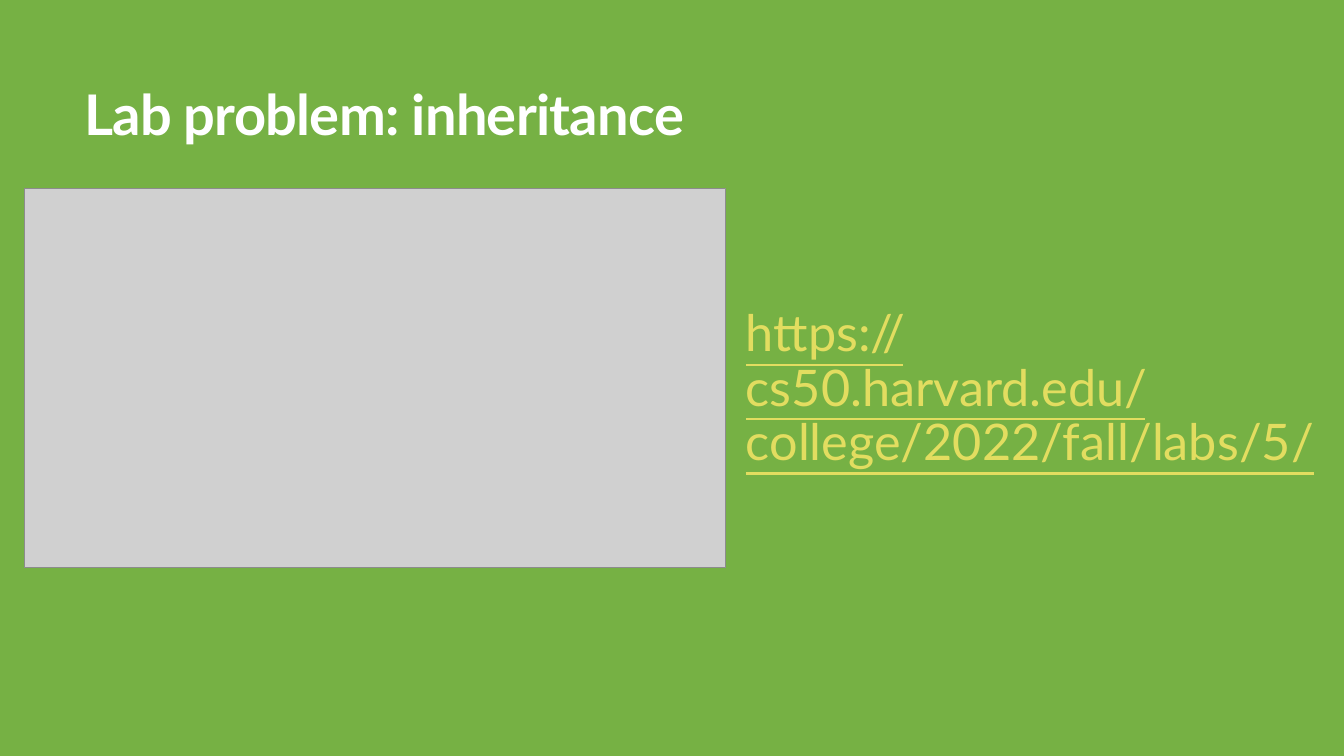
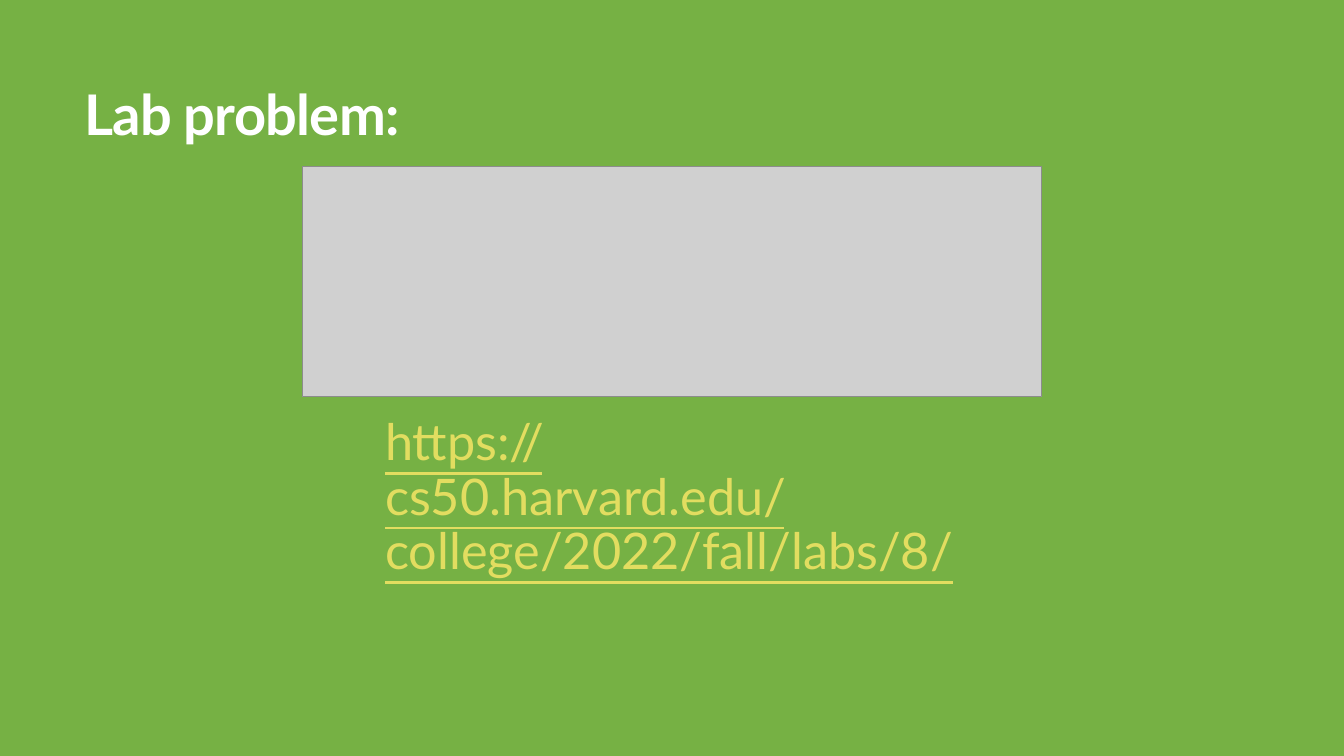
Before and after one commit to ACHolmes/CS50TF-2022F, a slide deck: slide 17 of lab8/CS50 Lab 8.pptx (slide 7 before the commit). Drawn at 1344x756 pixels with LibreOffice and Linux fonts; fonts in the diff are those of the drawing; grey boxes stand for pictures; background and template pictures are left out. Boxes give left, top, right and bottom in pixels: in the first picture for what was removed or moved away, otherwise in the second. Text is boxed around its words. In the diff, an @@ line names an element or a change of style, - is before the commit and + after.

```diff
--- a/lab8/CS50 Lab 8.pptx
+++ b/lab8/CS50 Lab 8.pptx
@@ title at (x1=84, y1=93, x2=400, y2=145): text changed @@
-Lab problem: inheritance
+Lab problem:
@@ picture added at (x1=302, y1=167, x2=1043, y2=397) @@
@@ picture removed at (x1=24, y1=189, x2=726, y2=569) @@
@@ text at (x1=385, y1=423, x2=953, y2=578): text changed @@
-https://cs50.harvard.edu/college/2022/fall/labs/5/
+https://cs50.harvard.edu/college/2022/fall/labs/8/
```
Also in this commit, not shown: 5 other slides changed, 12 slides added, 4 slides removed, 6 other files.
